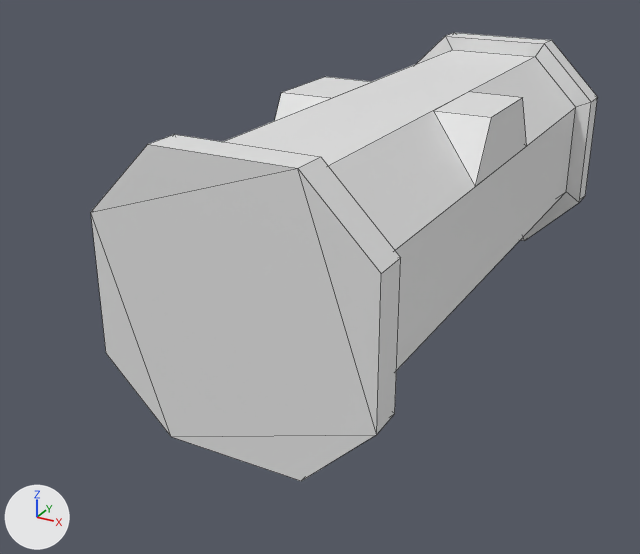
The OBJ model resources/models/crate_octagon/crate_octagon.obj, before and after one commit.
Rendered twice from a 50 mm camera at (1.39, -3.18, 1.67) aimed at (-0.21, -0.26, 0.22). Lighting does not change. The marker at lower left points along +X, +Y and +Z. Mesh edges are drawn as thin lines. Where no turn or scale is listed for an object, it has been applied to the vertices.

The scene before the commit, as lines of its bpy script (objects in view):
```python
me_crate_octagon = bpy.data.meshes.new('crate_octagon')
me_crate_octagon.from_pydata(...)  # 60 vertices, 58 faces; spans x -0.5..0.5, y -1.23..1.23, z 0.0..1.0
me_crate_octagon.materials.append(mat_mat_diffuse_cutout)  # white #e7e7e7
ob_crate_octagon = bpy.data.objects.new('crate_octagon', me_crate_octagon)
ob_crate_octagon.location = (0.0, 0.0, 0.0)
```
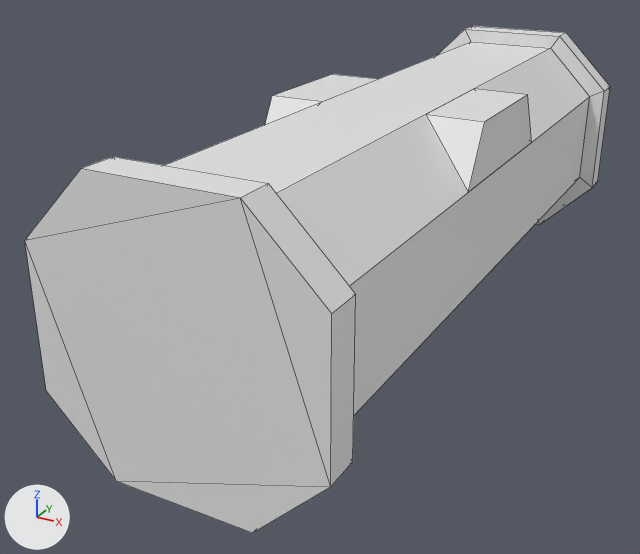
Commit message: fix crate_octagon model

What differs and where, as boxes [x1, y1, x2, y2] in the pictures (640 x 554 px; the box of a moved part takes in the faces that stretch with it):
'crate_octagon', reshaped (16% wider, 13% taller): before [91, 33, 597, 481]; after [25, 26, 610, 533]
part 1 of me_crate_octagon, moved or reshaped: before [91, 134, 401, 481]; after [25, 157, 356, 533]
part 2 of me_crate_octagon, moved or reshaped: before [223, 49, 576, 371]; after [165, 42, 590, 415]
part 3 of me_crate_octagon, moved or reshaped: before [418, 33, 597, 241]; after [438, 26, 610, 225]
part 4 of me_crate_octagon, moved or reshaped: before [274, 92, 492, 186]; after [265, 96, 485, 191]
part 5 of me_crate_octagon, moved or reshaped: before [282, 77, 527, 187]; after [273, 74, 531, 192]

The change, as a diff of the scene's bpy script:
```diff
--- a/resources/models/crate_octagon/crate_octagon.obj.py
+++ b/resources/models/crate_octagon/crate_octagon.obj.py
@@ me_crate_octagon @@
 me_crate_octagon.from_pydata(...)  # 60 vertices, 58 faces; spans x -0.5..0.5, y -1.23..1.23, z 0.0..1.0
 # used by ob_crate_octagon; location = (0.0, 0.0, 0.0)
+# me_crate_octagon part 1: all 8 vertices in x -0.5..0.5, y -1.23..-1.22, z 0.0..1.0 are moved by (0.0, -0.28, 0.0)
+# me_crate_octagon part 2: all 16 vertices in x -0.5..0.5, y -1.1, z 0.0..1.0 are moved by (0.0, -0.27, 0.0)
+# me_crate_octagon part 3: all 24 vertices in x -0.5..0.5, y 1.1..1.23, z 0.0..1.0 are moved by (0.0, 0.27, 0.0)
+# me_crate_octagon part 4: all 6 vertices in x -0.43..0.43, y -0.3..-0.18, z 0.72..0.94 are moved by (0.0, -0.07, 0.0)
+# me_crate_octagon part 5: all 6 vertices in x -0.43..0.43, y 0.18..0.3, z 0.72..0.94 are moved by (0.0, 0.07, 0.0)
 me_crate_octagon.materials.append(mat_mat_diffuse_cutout)
```
